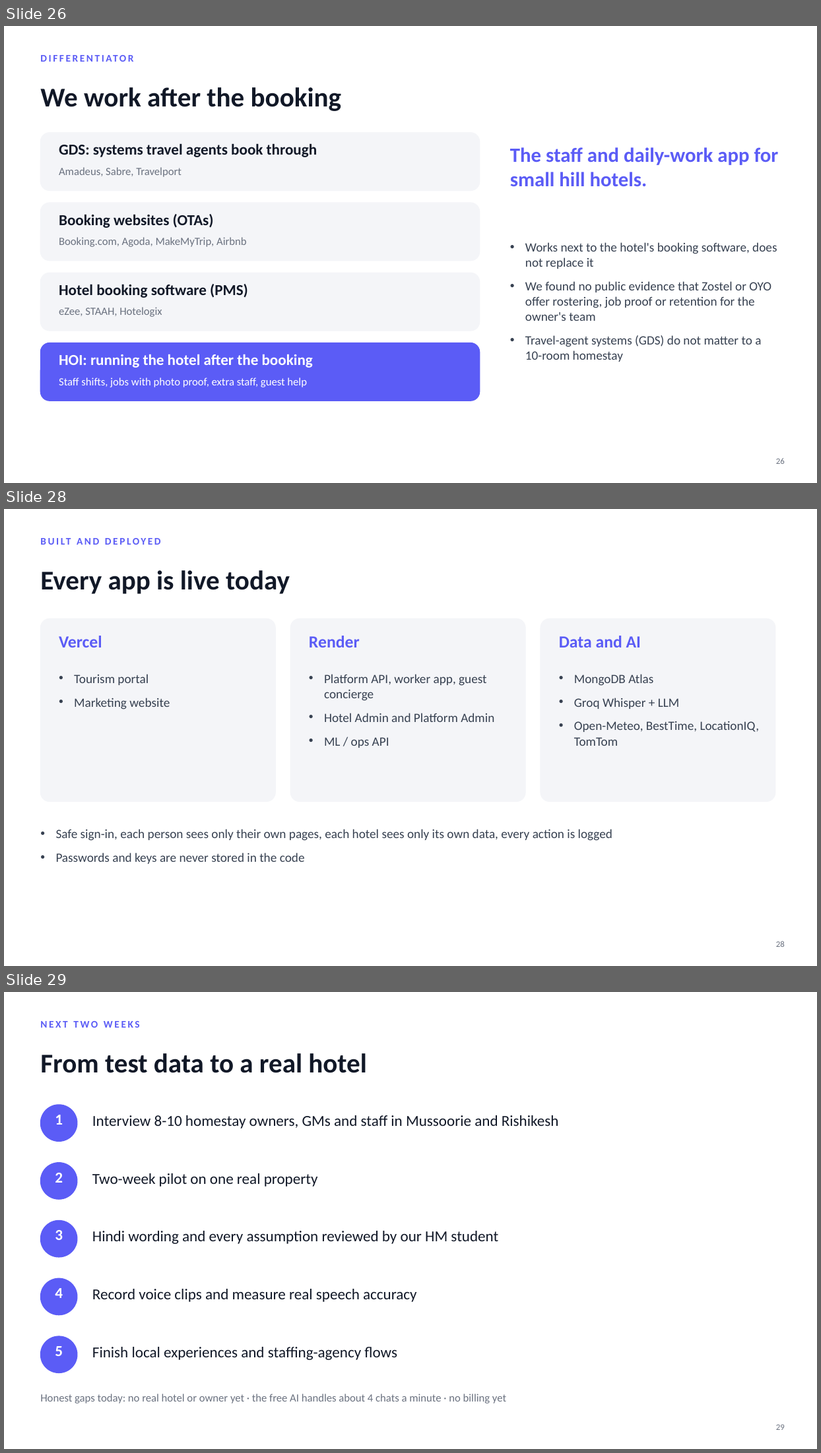
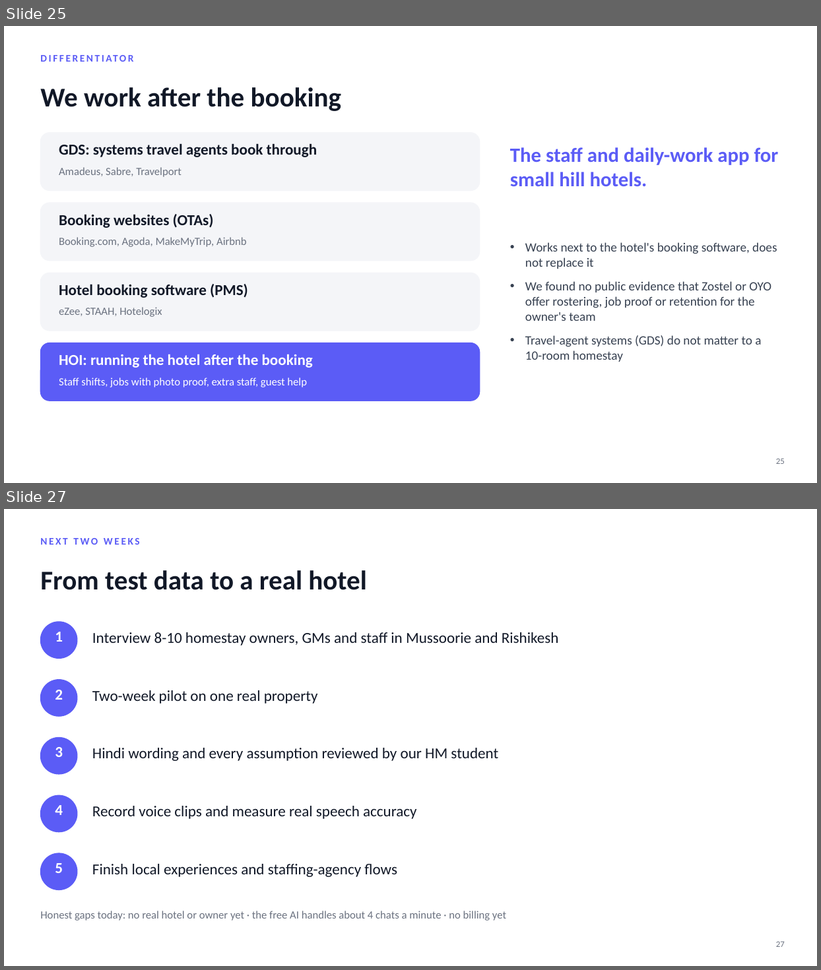
Before and after one commit to Ashu-Stark/Hospitality-, a slide deck: docs/HOI_Progress_Update.pptx. Shown one above the other, each under a label of ours: slides 26, 28 and 29 before the commit, slides 25 and 27 after it; the slides between them are not shown. The pictures are 821x1453 and 821x970 pixels, drawn with LibreOffice and Linux fonts; fonts in the diff are those of the drawing; background and template pictures are left out. Boxes give left, top, right and bottom in pixels: in the first picture for what was removed or moved away, otherwise in the second. Text is boxed around its words. In the diff, an @@ line names an element or a change of style, - is before the commit and + after.

```diff
--- a/docs/HOI_Progress_Update.pptx
+++ b/docs/HOI_Progress_Update.pptx
@@ slide 28 removed at <box>4,509,817,966</box>, background #FFFFFF @@
@@ text removed at <box>40,570,290,594</box> @@
-Every app is live today
@@ rounded rectangle removed at <box>40,619,275,802</box> @@
@@ rounded rectangle removed at <box>290,619,525,802</box> @@
@@ rounded rectangle removed at <box>541,619,776,802</box> @@
@@ text removed at <box>59,636,102,648</box> @@
-Vercel
@@ text removed at <box>309,636,360,648</box> @@
-Render
@@ text removed at <box>559,636,641,648</box> @@
-Data and AI
@@ text removed at <box>74,674,170,710</box> @@
-• Tourism portal
-• Marketing website
@@ text removed at <box>324,674,494,748</box> @@
-• Platform API, worker app, guest concierge
-• Hotel Admin and Platform Admin
-• ML / ops API
@@ text removed at <box>574,674,760,746</box> @@
-• MongoDB Atlas
-• Groq Whisper + LLM
-• Open-Meteo, BestTime, LocationIQ, TomTom
@@ text removed at <box>391,713,411,722</box> @@
-BUILT AND DEPLOYED
@@ text removed at <box>56,829,613,864</box> @@
-• Safe sign-in, each person sees only their own pages, each hotel sees only its own data, every action is logged
-• Passwords and keys are never stored in the code
@@ page number removed at <box>776,941,785,947</box> @@
-28
@@ what was slide 26 is now slide 25 @@
@@ page number at <box>776,459,785,464</box>: text changed @@
-26
+25
@@ what was slide 29 is now slide 27 @@
@@ page number at <box>776,942,785,947</box>: text changed @@
-29
+27
```
Also in this commit, not shown: 2 slides changed, 1 other slide removed, 52 other files.
